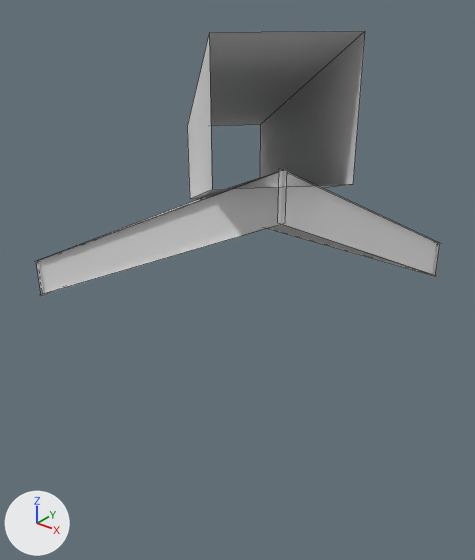
Before and after pictures for a commit that changed the OBJ model src/main/resources/assets/murim/models/block/roof_tile_low_upper_outer.obj.
One viewpoint serves both versions: a camera (50 mm lens) standing at (1.79, -2.148, 1.408) and looking at (0.543, -0.589, 0.442). Every picture has the same lights, and +X, +Y and +Z are marked at lower left. The first picture is the older version. Mesh edges are drawn as thin lines. Materials are left out; every surface is plain grey. Where no turn or scale is listed for an object, it has been applied to the vertices. Vertices at exactly the same position are counted once.

In view in the first picture: 'roof_tile_low_upper_outer'.
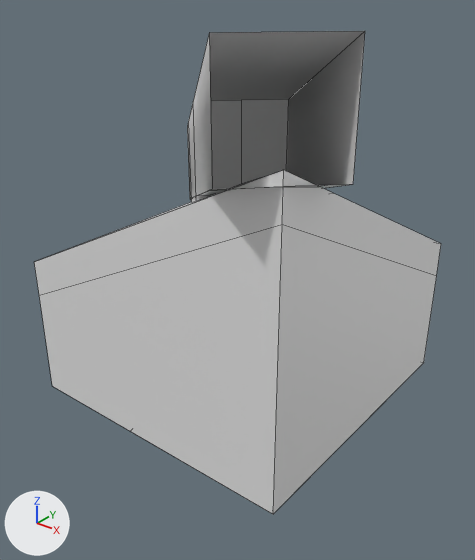
The edits, one by one:
me_roof_tile_low_upper_outer is used by ob_roof_tile_low_upper_outer; location (0.0, 0.0, 0.0).
me_roof_tile_low_upper_outer had 32 vertices, 12 faces and spanned x -0.11..1.11, y -1.11..0.11, z 0.375..1.281.
me_roof_tile_low_upper_outer now has 56 vertices, 38 faces and spans x -0.11..1.11, y -1.11..0.11, z 0.0..1.281.
me_roof_tile_low_upper_outer part 1: the loose piece of 4 vertices spanning x 0.988, y -1.0..0.0, z 0.375..1.0 is deleted.
Part 2, on me_roof_tile_low_upper_outer:
12 vertices are removed from x 0.0..1.0, y -1.0..0.0, z 0.375..1.0.
8 faces are deleted.
40 vertices are added at x 0.0..1.075, y -1.0..0.0, z 0.0..1.0.
35 new faces join them.

Pixel boxes (x1, y1, x2, y2) of what changed, in the pictures (475 x 560 px):
'roof_tile_low_upper_outer', reshaped (82% taller)
    before: (37, 31, 440, 296)
    after: (34, 31, 441, 514)
part 1 of me_roof_tile_low_upper_outer, deleted
    before: (278, 169, 438, 274)
part 2 of me_roof_tile_low_upper_outer, built on
    before: (37, 169, 440, 296)
    after: (34, 99, 441, 514)
